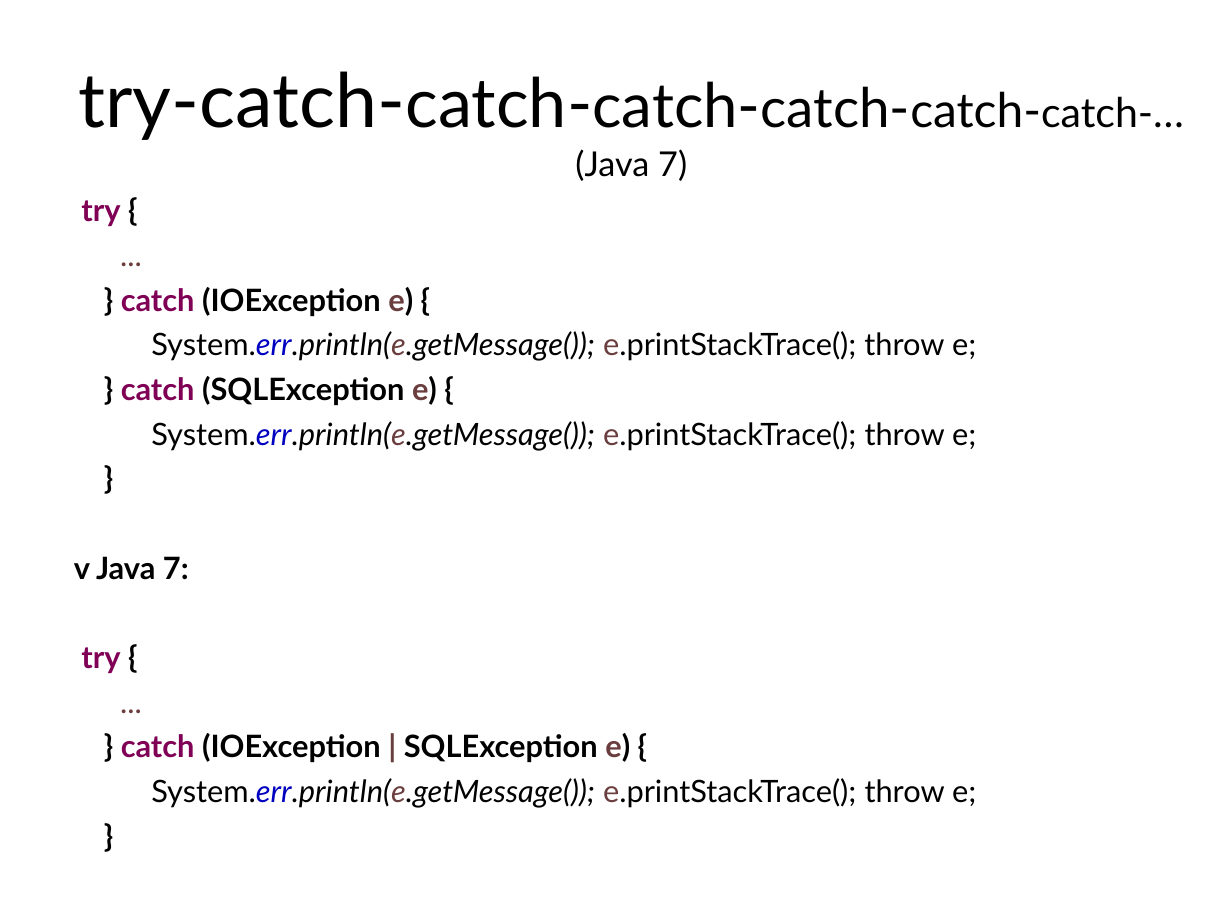
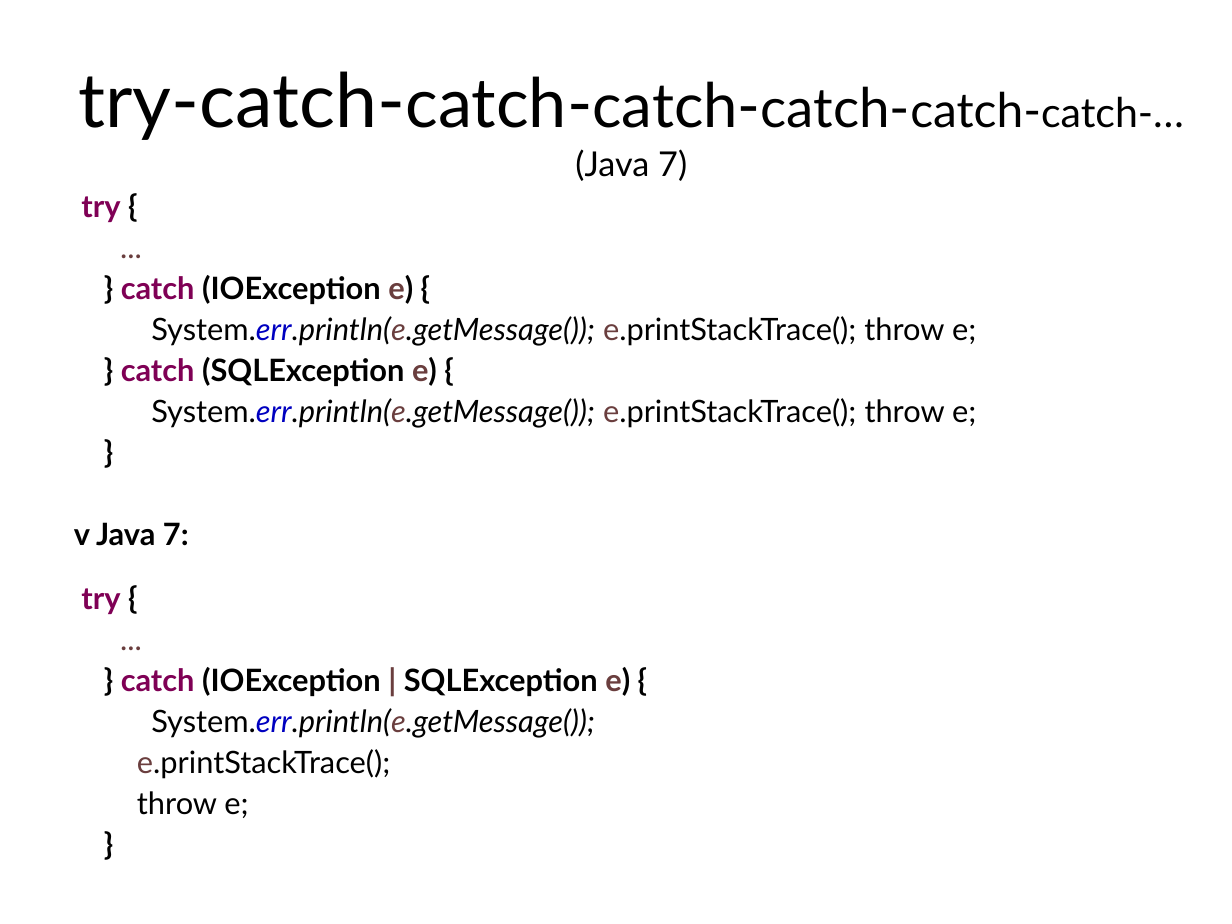
Before and after one commit to Programovanie4/Prednasky, a slide deck: slide 18 of 08/08_java.ppt. Drawn at 1232x924 pixels with LibreOffice and Linux fonts; fonts in the diff are those of the drawing. Boxes give left, top, right and bottom in pixels: in the first picture for what was removed or moved away, otherwise in the second. Text is boxed around its words. In the diff, an @@ line names an element or a change of style, - is before the commit and + after.

```diff
--- a/08/08_java.ppt
+++ b/08/08_java.ppt
@@ text at [74,196,976,696]: line spacing 1 to 0.9 @@
@@ text at [137,708,595,818]: text changed @@
-System.err.println(e.getMessage()); e.printStackTrace(); throw e;
+System.err.println(e.getMessage());
+e.printStackTrace();
+throw e;
```
Also in this commit, not shown: 4 other slides changed, 2 slides added, 2 other files.
